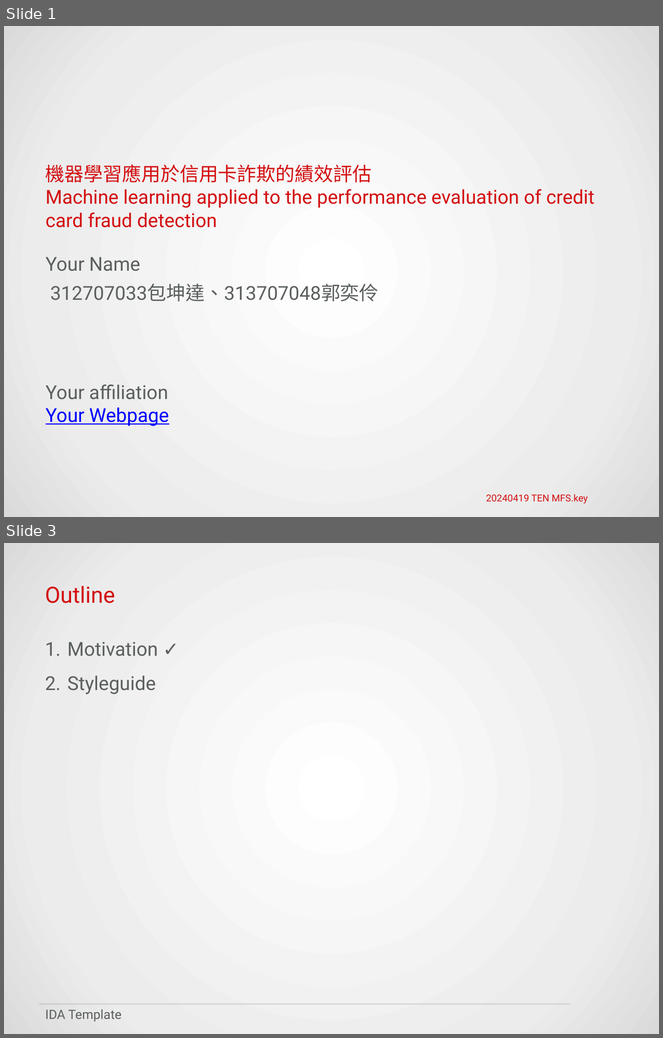
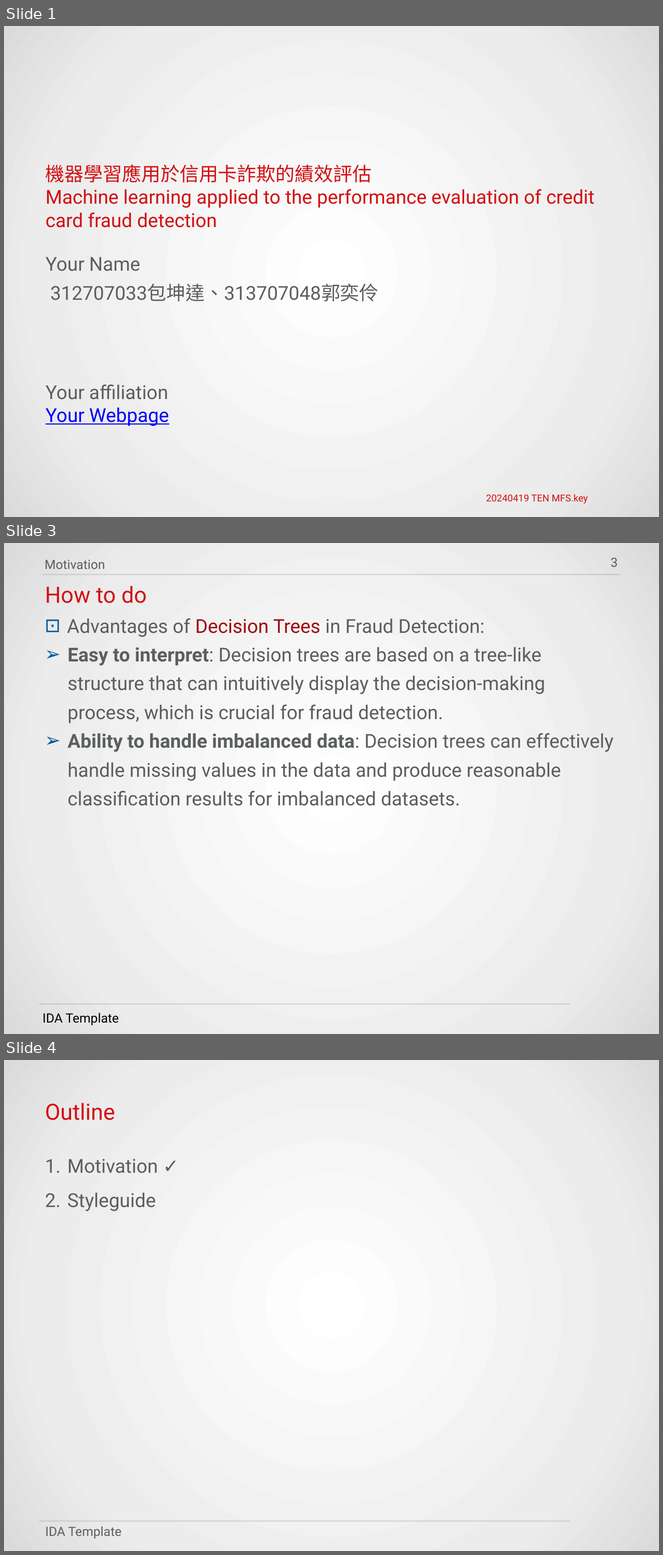
Before and after one commit to HWTeng-Teaching/202409-ML-FinTech, a slide deck: projects/5_機器學習應用於偵測信用卡詐欺的績效評估.pptx. Shown one above the other, each under a label of ours: slides 1 and 3 before the commit, slides 1, 3 and 4 after it; the slides between them are not shown. The pictures are 663x1038 and 663x1555 pixels, drawn with LibreOffice and Linux fonts; fonts in the diff are those of the drawing; background and template pictures are left out. Boxes give left, top, right and bottom in pixels: in the first picture for what was removed or moved away, otherwise in the second. Text is boxed around its words. In the diff, an @@ line names an element or a change of style, - is before the commit and + after.

```diff
--- a/projects/5_機器學習應用於偵測信用卡詐欺的績效評估.pptx
+++ b/projects/5_機器學習應用於偵測信用卡詐欺的績效評估.pptx
@@ slide 3 added at box(4, 543, 659, 1034), background gradient #FFFFFF to #ECECEC to #DADADA; not listed: 1 template element that a slide beside it also shows @@
@@ page number added at box(611, 558, 618, 567), 20 pt, text #5A5F5E @@
+3
@@ text added at box(45, 560, 105, 569), 20 pt, text #5A5F5E @@
+Motivation
@@ line added from (42, 574) to (621, 574), #5A5F5E 2 pt @@
@@ text added at box(45, 586, 147, 603), 35 pt, text #D30F11 @@
+How to do
@@ text added at box(67, 618, 613, 806), 30 pt, text #5A5F5E @@
+⊡ Advantages of Decision Trees in Fraud Detection:
+    ➢ Easy to interpret: Decision trees are based on a tree-like structure that can intuitively display the decision-making process, which is crucial for fraud detection.
+    ➢ Ability to handle imbalanced data: Decision trees can effectively handle missing values in the data and produce reasonable classification results for imbalanced datasets.
@@ text added at box(42, 1013, 119, 1026), 20 pt, text #000000 @@
+IDA Template
@@ what was slide 3 is now slide 4 @@
```
Also in this commit, not shown: 1 slide changed.
